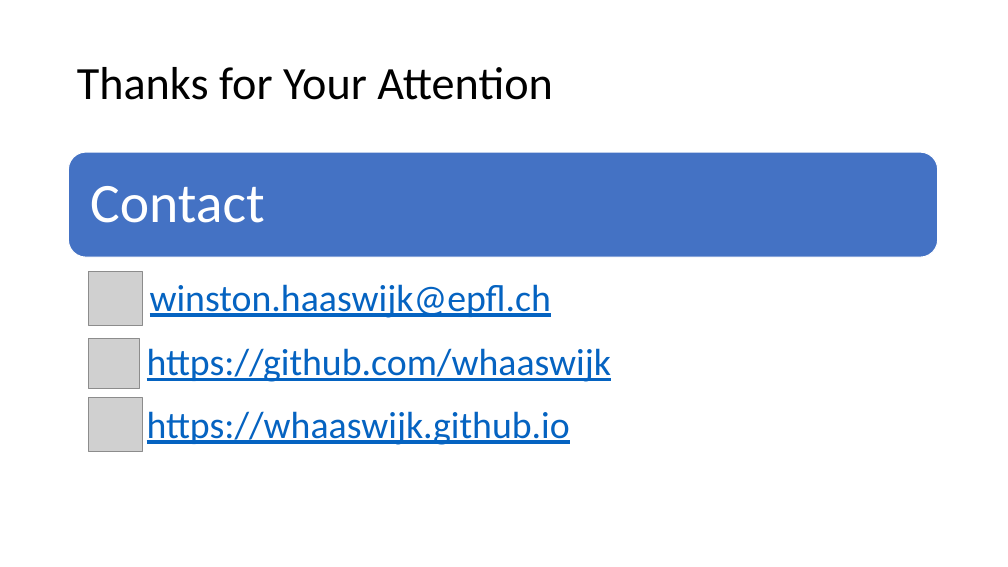
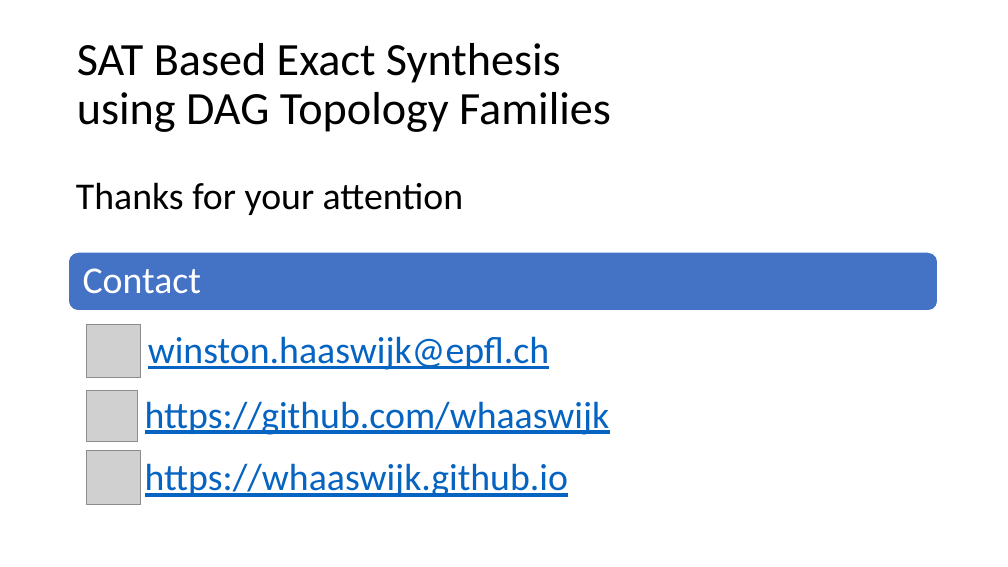
Before and after one commit to whaaswijk/whaaswijk.github.io, a slide deck: slide 16 of presentations/DAC18.pptx. Drawn at 1008x567 pixels with LibreOffice and Linux fonts; fonts in the diff are those of the drawing; grey boxes stand for pictures. Boxes give left, top, right and bottom in pixels: in the first picture for what was removed or moved away, otherwise in the second. Text is boxed around its words. In the diff, an @@ line names an element or a change of style, - is before the commit and + after.

```diff
--- a/presentations/DAC18.pptx
+++ b/presentations/DAC18.pptx
@@ title at box(77, 43, 611, 132): text changed @@
-Thanks for Your Attention
+SAT Based Exact Synthesis
+using DAG Topology Families
@@ text added at box(76, 182, 463, 215), 36 pt, text #000000 @@
+Thanks for your attention
@@ rounded rectangle: place and size @@
-rounded rectangle at box(68, 152, 938, 257)
+rounded rectangle at box(68, 253, 938, 311)
@@ text "Contact": place and size @@
-text "Contact" at box(90, 186, 264, 223)
+text "Contact" at box(83, 268, 202, 294)
@@ text "Contact" at box(83, 268, 202, 294): size 53 to 36 pt; less space between paragraphs @@
@@ text "winston.haaswijk@epfl.ch": place and size @@
-text "winston.haaswijk@epfl.ch" at box(150, 284, 551, 318)
+text "winston.haaswijk@epfl.ch" at box(148, 336, 549, 370)
@@ 3 pictures, 1 text: place and size @@
-3 pictures, 1 text at box(88, 271, 612, 451)
+3 pictures, 1 text at box(87, 324, 610, 504)
@@ text "https://whaaswijk.github.io": place and size @@
-text "https://whaaswijk.github.io" at box(147, 411, 570, 445)
+text "https://whaaswijk.github.io" at box(145, 463, 568, 497)
```
Also in this commit, not shown: 1 other file.
